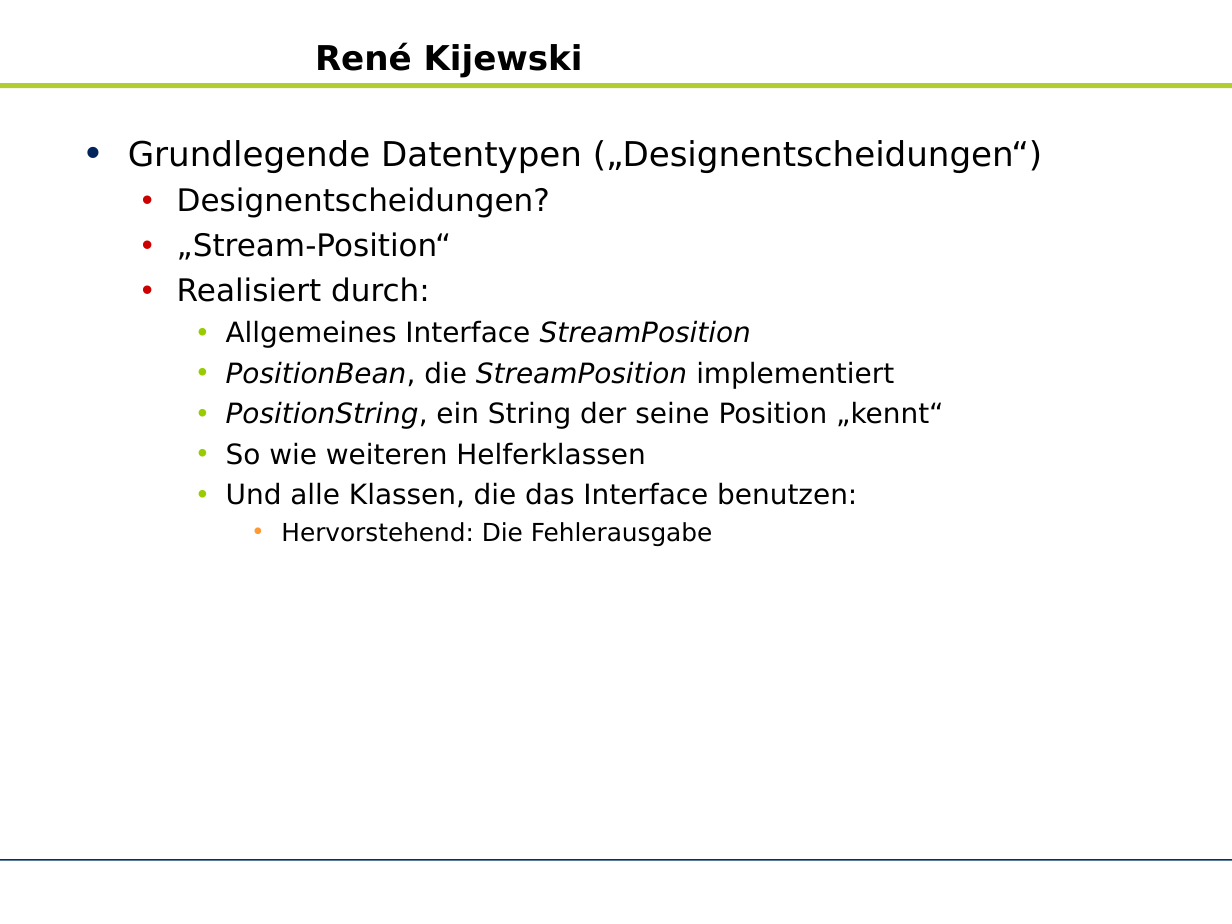
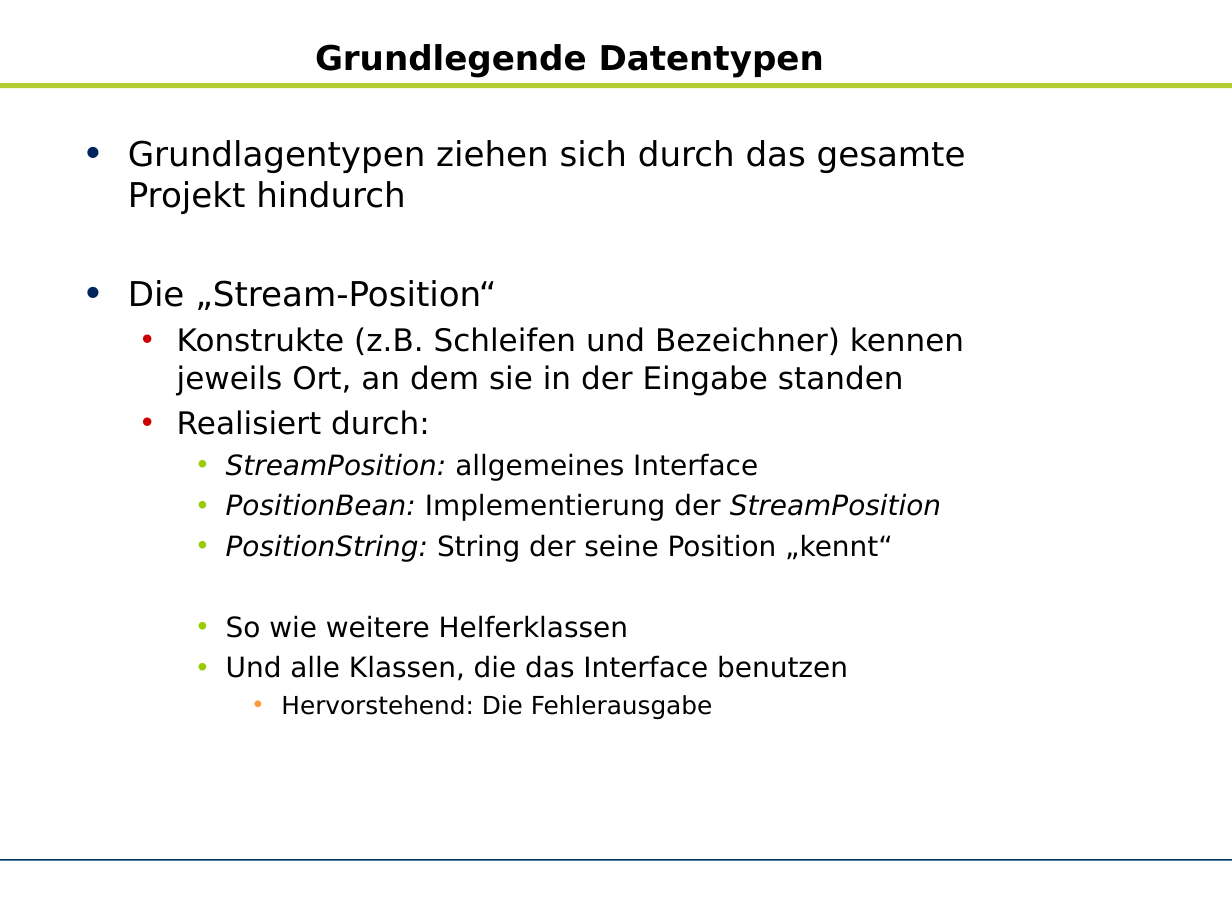
Before and after one commit to zhongxinhua/sose10-swp-uebersetzerbau, a slide deck: slide 8 of trunk/dokumentation/rk-kundenpraesentation/rk-kundenpraesentation.odp (slide 11 before the commit). Drawn at 1232x924 pixels with LibreOffice and Linux fonts; fonts in the diff are those of the drawing; background and template pictures are left out. Boxes give left, top, right and bottom in pixels: in the first picture for what was removed or moved away, otherwise in the second. Text is boxed around its words. In the diff, an @@ line names an element or a change of style, - is before the commit and + after.

```diff
--- a/trunk/dokumentation/rk-kundenpraesentation/rk-kundenpraesentation.odp
+++ b/trunk/dokumentation/rk-kundenpraesentation/rk-kundenpraesentation.odp
@@ title at [315,44,824,77]: text changed @@
-René Kijewski
+Grundlegende Datentypen
@@ text at [128,140,966,395]: text changed; size 22 to 20 pt @@
-• Grundlegende Datentypen („Designentscheidungen“)
-  • Designentscheidungen?
-  • „Stream-Position“
+• Grundlagentypen ziehen sich durch das gesamte Projekt hindurch
+• Die „Stream-Position“
+  • Konstrukte (z.B. Schleifen und Bezeichner) kennen jeweils Ort, an dem sie in der Eingabe standen
@@ text at [226,453,941,681]: text changed @@
-    • Allgemeines Interface StreamPosition
-    • PositionBean, die StreamPosition implementiert
-    • PositionString, ein String der seine Position „kennt“
-    • So wie weiteren Helferklassen
-    • Und alle Klassen, die das Interface benutzen:
+    • StreamPosition: allgemeines Interface
+    • PositionBean: Implementierung der StreamPosition
+    • PositionString: String der seine Position „kennt“
+    • So wie weitere Helferklassen
+    • Und alle Klassen, die das Interface benutzen
```
Also in this commit, not shown: 20 other slides changed, 9 slides added, 6 slides removed, 1 other file.
